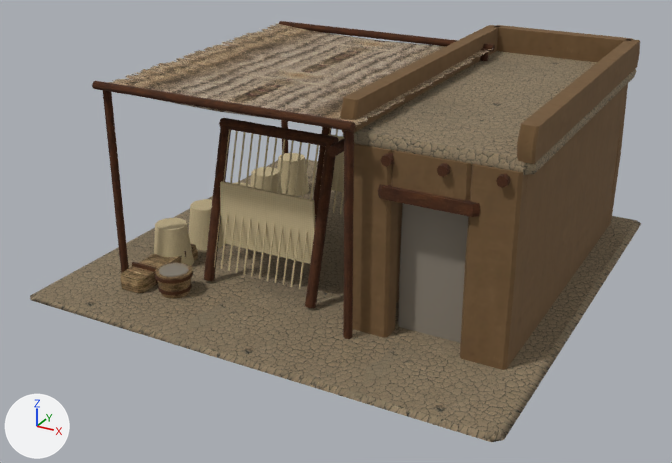
The glTF model assets/3d/sumer-buildings/linenYard.glb: old version first, new version second.
One viewpoint serves both versions: a 50 mm camera at (4.55, -8.89, 4.72) aimed at (-0.11, -0.42, 0.49). Arrows for +X, +Y and +Z are at lower left; the lights stay in place. The first picture is the older version. Vertices at exactly the same position are counted once.

The first picture shows 'linenYard-0', 'linenYard-1', 'linenYard-2', 'linenYard-3', 'linenYard-5', 'linenYard-6', 'linenYard-7'.
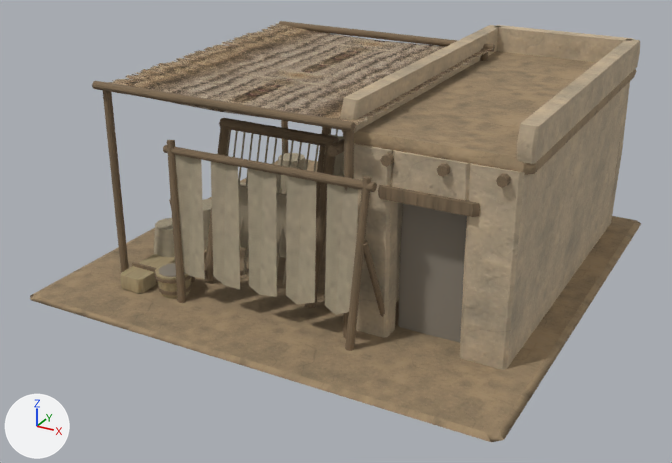
Boxes (x1, y1, x2, y2) around the edits, measured in the pictures (672 x 463 px):
'linenYard-0', recoloured: (30, 51, 641, 442) in both
'linenYard-1', recoloured (lighter): (340, 25, 640, 370) in both
'linenYard-6', reshaped (7% wider, 16% taller): before (154, 128, 344, 289); after (154, 128, 358, 315)
'linenYard-3', reshaped: before (92, 21, 510, 339); after (92, 21, 511, 351)
'linenYard-7', recoloured (lighter): (120, 254, 192, 299) in both
part 1 of me_mesh_3, added (brown): after (345, 176, 372, 351)
part 2 of me_mesh_3, added (brown): after (363, 240, 391, 334)
part 3 of me_mesh_3, added (brown): after (167, 140, 187, 303)
part 4 of me_mesh_3, added (brown): after (163, 145, 377, 192)
part 5 of me_mesh_3, recoloured: (92, 21, 510, 339) in both
part 6 of me_mesh_6, added (brown): after (175, 155, 358, 315)
part 7 of me_mesh_6, recoloured: (154, 128, 344, 285) in both

Diff of the bpy script that builds the scene:
```diff
--- a/assets/3d/sumer-buildings/linenYard.glb.py
+++ b/assets/3d/sumer-buildings/linenYard.glb.py
@@ mat_courtyard_reed @@
+mat_courtyard_reed = bpy.data.materials.new('courtyard-reed')
+# colours: beige #b4a27b
+# uses the picture img_assets_3d_textures_courtyard_reed_color_jpg
+# uses the picture img_assets_3d_textures_courtyard_reed_normal_jpg
@@ mat_courtyard_cloth @@
+mat_courtyard_cloth = bpy.data.materials.new('courtyard-cloth')
+# colours: beige #b9ac91
+# uses the picture img_assets_3d_textures_courtyard_cloth_color_jpg
+# uses the picture img_assets_3d_textures_courtyard_cloth_normal_jpg
@@ mat_courtyard_wood @@
+mat_courtyard_wood = bpy.data.materials.new('courtyard-wood')
+# colours: brown #8a755b
+# uses the picture img_assets_3d_textures_courtyard_wood_color_jpg
+# uses the picture img_assets_3d_textures_courtyard_wood_normal_jpg
@@ mat_courtyard_plaster @@
+mat_courtyard_plaster = bpy.data.materials.new('courtyard-plaster')
+# colours: beige #ccb79a
+# uses the picture img_assets_3d_textures_courtyard_plaster_color_jpg
+# uses the picture img_assets_3d_textures_courtyard_plaster_normal_jpg
@@ mat_courtyard_earth @@
+mat_courtyard_earth = bpy.data.materials.new('courtyard-earth')
+# colours: beige #a58d6e
+# uses the picture img_assets_3d_textures_courtyard_earth_color_jpg
+# uses the picture img_assets_3d_textures_courtyard_earth_normal_jpg
@@ me_mesh_0 @@
 me_mesh_0.from_pydata(...)  # 48 vertices, 88 faces; spans x -2.69..2.69, y -2.69..2.69, z 0.0..2.11
-me_mesh_0.materials.append(mat_alluvial_earth)
+me_mesh_0.materials.append(mat_courtyard_earth)
@@ me_mesh_1 @@
-me_mesh_1.from_pydata(...)  # 216 vertices, 396 faces; spans x 0.57..2.43, y -1.62..2.42, z 0.0..2.4
-me_mesh_1.materials.append(mat_warm_clay_plaster)
+me_mesh_1.from_pydata(...)  # 216 vertices, 396 faces; spans x 0.57..2.43, y -1.63..2.43, z 0.0..2.4
+# edits to the shape of me_mesh_1 do not show in these pictures
+me_mesh_1.materials.append(mat_courtyard_plaster)
@@ me_mesh_3 @@
-me_mesh_3.from_pydata(...)  # 420 vertices, 756 faces; spans x -2.15..2.25, y -2.02..2.48, z 0.0..2.29
+me_mesh_3.from_pydata(...)  # 510 vertices, 916 faces; spans x -2.15..2.25, y -2.02..2.48, z 0.0..2.29
+# me_mesh_3 part 1: a new loose piece of 18 vertices spanning x 0.84..1.03, y -2.01..-1.79, z 0.05..1.79, in mat_courtyard_wood
+# me_mesh_3 part 2: a new loose piece of 18 vertices spanning x 0.96..1.12, y -1.9..-1.48, z 0.04..1.17, in mat_courtyard_wood
+# me_mesh_3 part 3: a new loose piece of 18 vertices spanning x -1.27..-1.08, y -2.01..-1.79, z 0.05..1.79, in mat_courtyard_wood
+# me_mesh_3 part 4: a new loose piece of 18 vertices spanning x -1.31..1.07, y -1.88..-1.78, z 1.65..1.76, in mat_courtyard_wood
+# me_mesh_3 part 5: 756 faces spanning x -2.15..2.25, y -2.02..2.48, z 0.0..2.29 switch from mat_worn_timber to mat_courtyard_wood
+# other edits to the shape of me_mesh_3 do not show in these pictures
@@ me_mesh_6 @@
-me_mesh_6.from_pydata(...)  # 594 vertices, 1056 faces; spans x -2.04..0.31, y -1.48..1.64, z 0.02..1.7
+me_mesh_6.from_pydata(...)  # 624 vertices, 1076 faces; spans x -2.04..0.94, y -1.95..1.64, z 0.02..1.72
+# me_mesh_6 part 6
+# 10 vertices are added at x -1.18..0.94, y -1.95..-1.84, z 0.37..1.66
+# 5 new vertices lie (0.16, 0.04, 0.06) away from vertices in x -1.18..0.58, y -1.84, z 1.66
+# 5 new vertices lie (0.16, -0.03, -0.04) away from vertices in x -1.02..0.74, y -1.8, z 1.72
+# 5 new vertices lie (-0.03, -0.11, -1.37) away from vertices in x -1.02..0.74, y -1.8, z 1.72
+# 5 new vertices lie (-0.11, -0.02, 0.08) away from vertices in x -1.05..0.71, y -1.91, z 0.35
+# 20 new faces join them
+# me_mesh_6 part 7: 1056 faces spanning x -2.04..0.31, y -1.48..1.64, z 0.02..1.7 switch from mat_woven_linen to mat_courtyard_cloth
@@ me_mesh_7 @@
 me_mesh_7.from_pydata(...)  # 50 vertices, 92 faces; spans x -1.917..-1.13, y -2.062..-0.998, z 0.05..0.31
-me_mesh_7.materials.append(mat_reed_mat)
+me_mesh_7.materials.append(mat_courtyard_reed)
```
